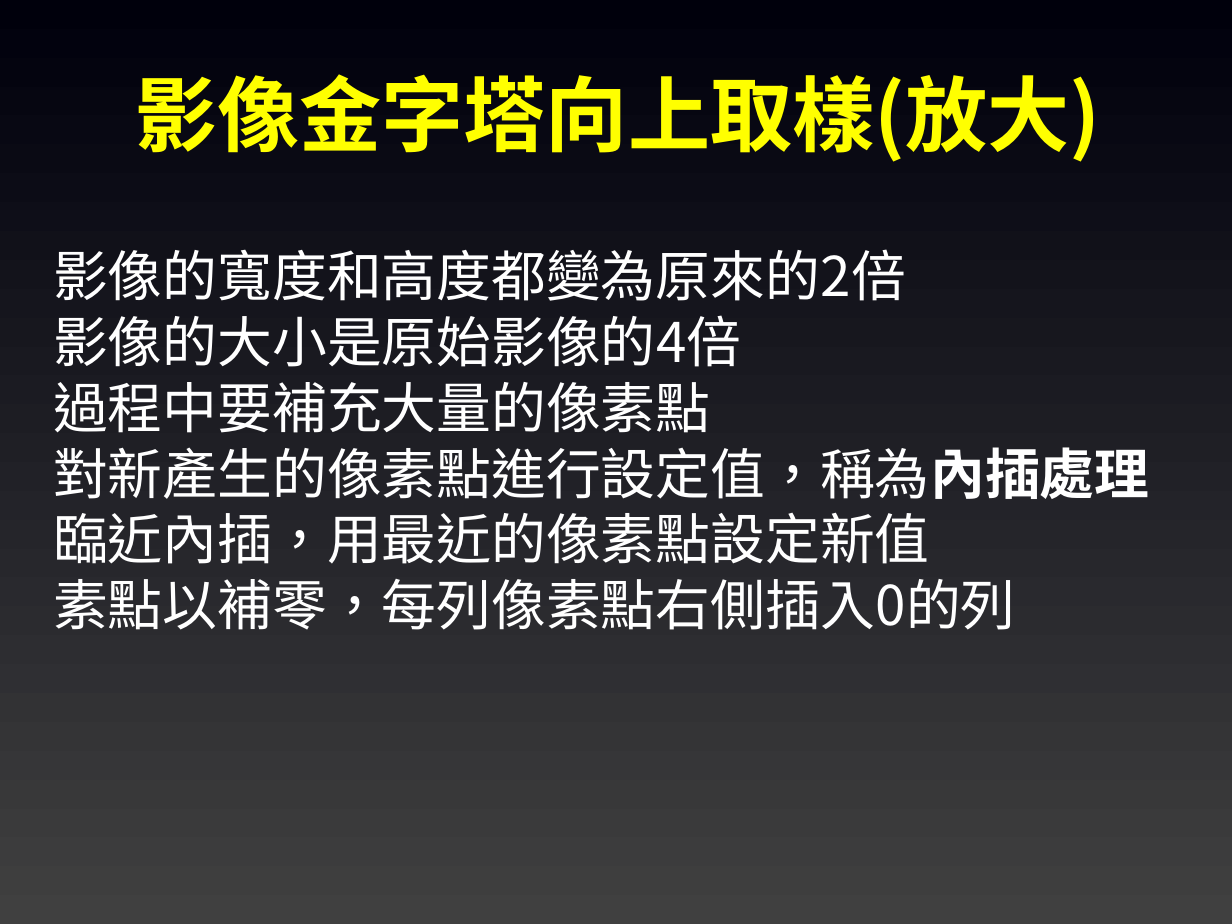
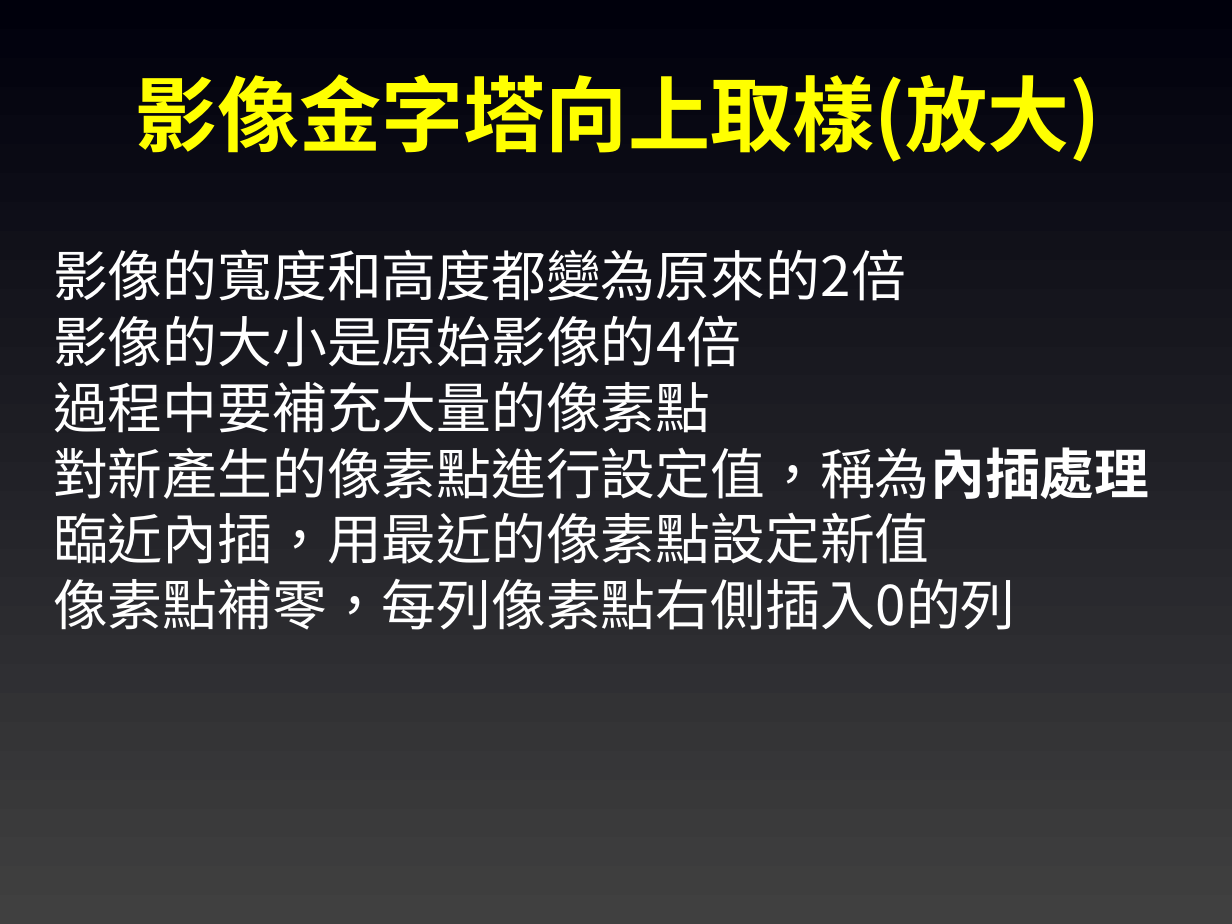
Before and after one commit to joshhu/must_opencv, a slide deck: slide 29 of Slides/05. OpenCV影像處理(進階).pptx (slide 24 before the commit). Drawn at 1232x924 pixels with LibreOffice and Linux fonts; fonts in the diff are those of the drawing. Boxes give left, top, right and bottom in pixels: in the first picture for what was removed or moved away, otherwise in the second. Text is boxed around its words. In the diff, an @@ line names an element or a change of style, - is before the commit and + after.

```diff
--- a/Slides/05. OpenCV影像處理(進階).pptx
+++ b/Slides/05. OpenCV影像處理(進階).pptx
@@ text at [53,579,1015,630]: text changed @@
-素點以補零，每列像素點右側插入0的列
+像素點補零，每列像素點右側插入0的列
```
Also in this commit, not shown: 5 other slides changed, 5 slides added, 7 other files.
